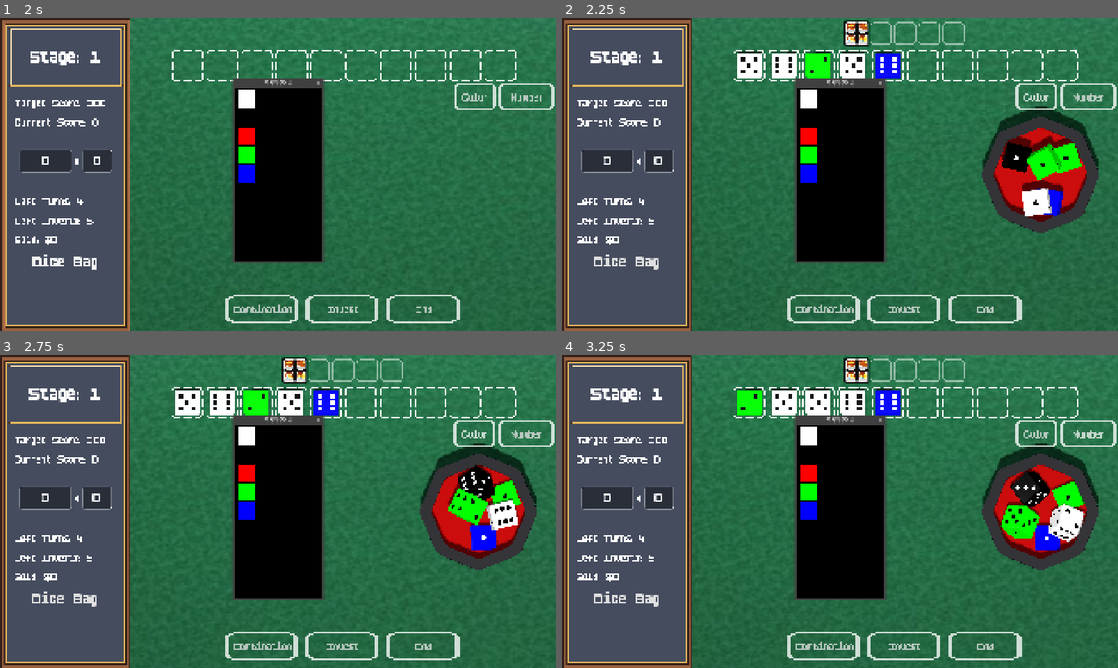
Above: before the commit, frames 1-4 (two rows, left to right).
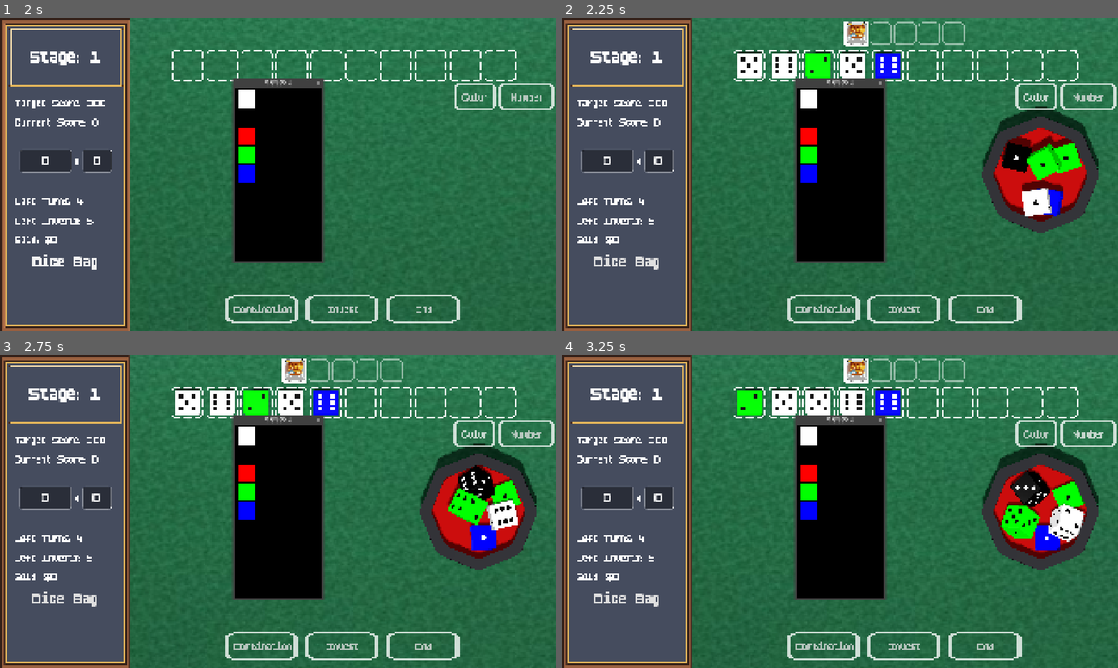
Above: after the commit, the same moments.

Repository: SangHyung-Jung/ColorDiceRollGame
Game: Godot game, scene res://scenes/game_root.tscn
Same seed, same stepped clock (60 frames per second), same inputs: the game is played once before the commit and once after it.
Inputs:
- Up to frame 1 (2 s): click "Start Game" at 0.5 s; click "Dice Bag" at 1.25 s
- Up to frame 2 (2.25 s): click "Color" at 2 s
- Up to frame 3 (2.75 s): no input
- Up to frame 4 (3.25 s): click "Number" at 2.75 s

Frame 1 is identical in both runs. In frame 2, 0.4% of the frame differs, in the area x 50-56%, y 0-10%; in frame 3, 0.4%; in frame 4, 0.4%.

Commit message:
make joker dice looking good

Diff:
--- a/scripts/components/colored_dice.gd
+++ b/scripts/components/colored_dice.gd
@@ -82,23 +82,32 @@
 		print("Invalid joker texture path: ", texture_path)
 		return
 
+	# Remove any existing joker Sprite3D to prevent duplicates
+	for child in get_children():
+		if child is Sprite3D and child.name == "JokerSprite":
+			child.queue_free()
+			break
+
 	var joker_texture = load(texture_path)
-	var mesh = get_mesh() # 부모 클래스인 Dice 혹은 ColoredDice의 헬퍼 함수 활용
-
-	if mesh:
-		# 기존 재질을 복제하거나 새 재질 생성
-		var mat = StandardMaterial3D.new()
-		mat.albedo_texture = joker_texture
-
-		# 조커 이미지가 주사위 전면에 잘 보이도록 UV 매핑 방식 조정 (필요 시)
-		# 일반적인 박스 매핑 사용
-		mat.uv1_triplanar = true
-
-		# 0번 서피스(주사위 몸체)에 재질 적용
-		mesh.set_surface_override_material(0, mat)
-
-		# 조커 주사위는 보통 흰색 베이스가 깔끔하므로 초기화
-		dice_color = Color.WHITE
+	var sprite = Sprite3D.new()
+	sprite.name = "JokerSprite" # Give it a unique name
+	sprite.texture = joker_texture
+	sprite.pixel_size = 0.005 # Adjust size as needed, similar to ShopDice
+	sprite.billboard = false # Don't billboard, we want it fixed on a face
+
+	# Position the sprite on one of the dice faces (e.g., top face, relative to dice center)
+	# Assuming a dice size of 2 units (from blender_dice_size in setup_dice)
+	# and model_scale = 1.0 (actual_visual_size = 2.0)
+	# So, a face is at approx +Y 1.0 unit from center.
+	sprite.transform.origin = Vector3(0, 1.0, 0)
+	sprite.transform = sprite.transform.rotated(Vector3(1, 0, 0), deg_to_rad(-90)) # Rotate to face upwards (if texture is horizontal)
+
+	add_child(sprite)
+	sprite.owner = self # Ensure it's part of the scene
+
+	# Set dice_color to WHITE as it's a joker dice
+	dice_color = Color.WHITE
+	current_dice_color = DiceColor.WHITE # Ensure the internal color state is also white
 
 var current_dice_color: DiceColor = DiceColor.WHITE
 
--- a/scripts/components/game_hud.gd
+++ b/scripts/components/game_hud.gd
@@ -58,6 +58,7 @@
 const DiceBagPopupScene = preload("res://scripts/components/dice_bag_popup.tscn")
 const RoundClearPopupScene = preload("res://scenes/popups/round_clear_popup.tscn")
 const ScoreAnimatorScene = preload("res://scripts/components/score_animator/ScoreAnimator.gd")
+const ShopDiceScene = preload("res://scenes/shop_dice.tscn") # [추가] ShopDice 씬 프리로드
 const SocketTexture = preload("res://dice_socket.png")
 
 # === 투자 시스템 변수 ===
@@ -626,16 +627,16 @@
 		print("DEBUG: Joker data being processed: ", joker_data) # <--- ADD THIS LINE
 		var target_pos = joker_socket_positions[i]
 
-		# 조커 주사위 생성 (ColoredDice 활용)
-		var dice_node = ColoredDice.new()
+		# 조커 주사위 생성 (ShopDice 활용)
+		var dice_node = ShopDiceScene.instantiate()
 		world_3d.add_child(dice_node)
 
-		# 흰색 베이스로 생성
-		dice_node.setup_dice(ColoredDice.DiceColor.WHITE)
-
-		# 조커 이미지 적용 (CSV 데이터에 'image_path' 키가 있다고 가정)
+		# 조커 이미지 적용
 		if joker_data.has("image_path"):
-			dice_node.set_joker_texture(joker_data["image_path"])
+			var repeated_jokers_list = []
+			for _k in range(6): # Repeat the same joker data 6 times for all faces
+				repeated_jokers_list.append(joker_data)
+			dice_node.setup_jokers(repeated_jokers_list)
 
 		# 물리 고정 및 위치 설정
 		dice_node.freeze = true
